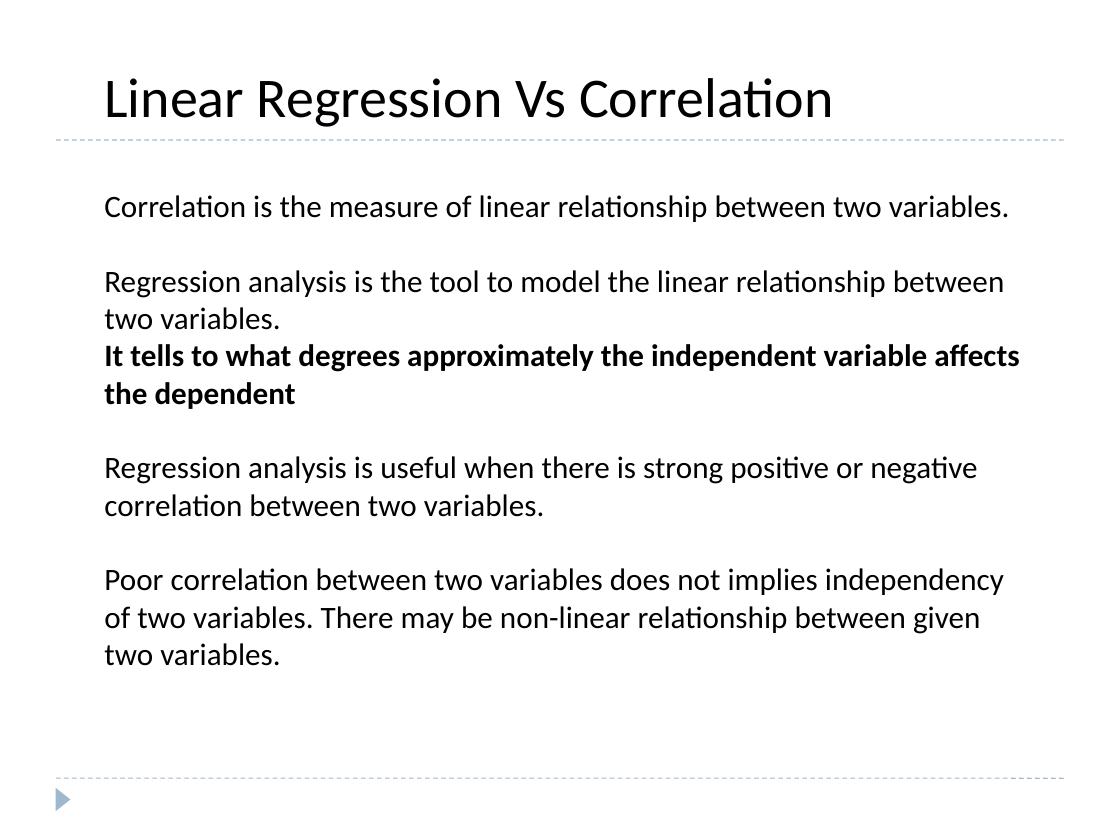
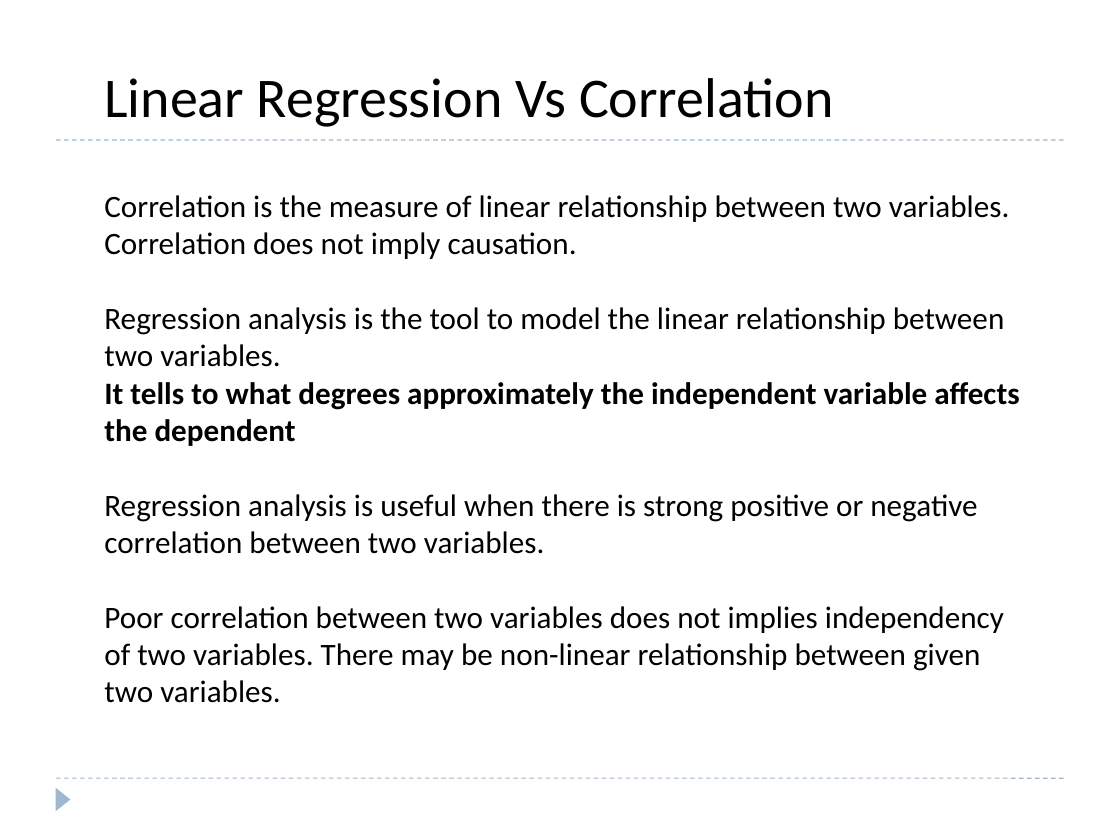
Before and after one commit to roushanprasad/DataScience_ML, a slide deck: slide 16 of Machine-Learning/4.2 Linear-Regression/4.2.1-Linear-Regression.pptx. Drawn at 1120x840 pixels with LibreOffice and Linux fonts; fonts in the diff are those of the drawing. Boxes give left, top, right and bottom in pixels: in the first picture for what was removed or moved away, otherwise in the second. Text is boxed around its words. In the diff, an @@ line names an element or a change of style, - is before the commit and + after.

```diff
--- a/Machine-Learning/4.2 Linear-Regression/4.2.1-Linear-Regression.pptx
+++ b/Machine-Learning/4.2 Linear-Regression/4.2.1-Linear-Regression.pptx
@@ text at [104, 232, 577, 259]: paragraph added @@
+Correlation does not imply causation.
```
Also in this commit, not shown: 1 other slide changed, 1 slide added, 1 other file.
